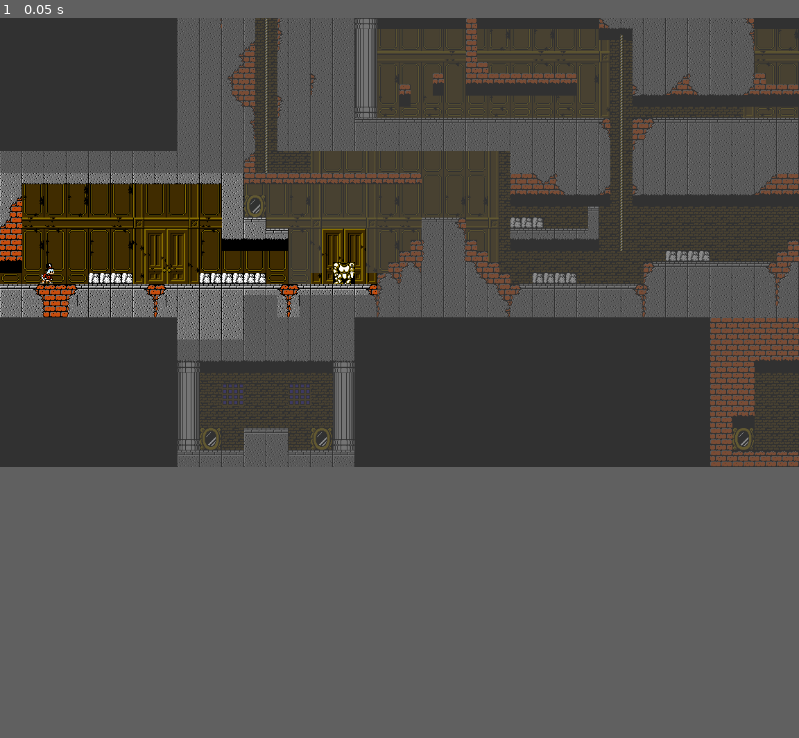
Above: before the commit, frame 1.
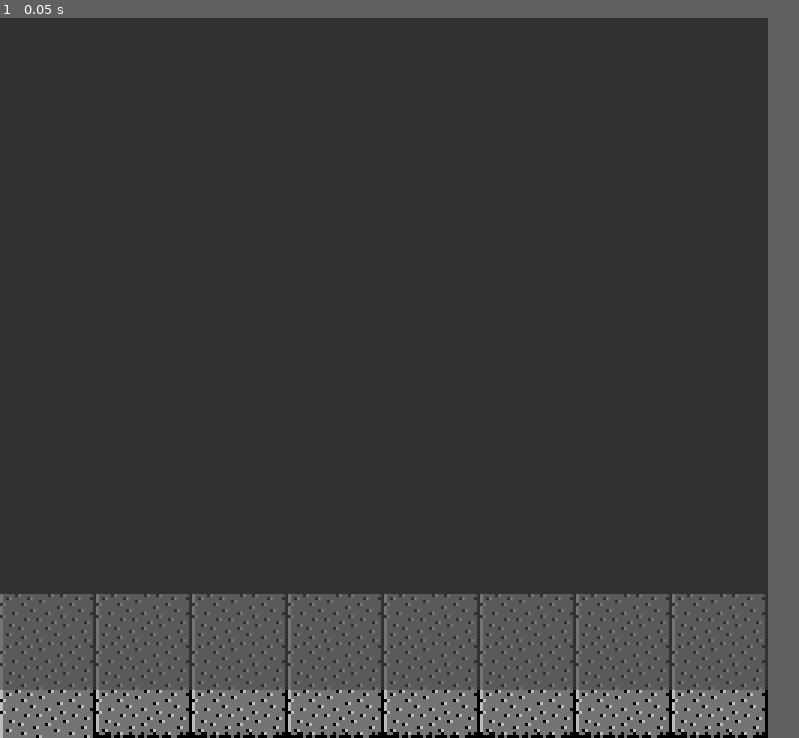
Above: after the commit, the same moment.

Repository: fabioorlandi/DuckTalesRMK
Game: Godot game, scene res://Tilemap_Ducktales.tscn
The game is run twice, just before and just after one commit, with the same random seed, the same clock (stepped at 60 frames per second) and the same inputs.
Inputs:
- Up to frame 1 (0.05 s): no input
In our replay, the window is 799x449 before the commit and 768x720 after it. These sizes can differ from the game's own. Grey fills any space a smaller window leaves; there, only what the larger window draws over its background counts as a difference.

The runs differ from the first frame. In frame 1, 44% of the frame differs, in the area x 0-100%, y 0-100%.

Commit message:
Add Player
Base player: Move, Jump, Fall, Pogo

Diff:
--- a/godot/Patinhas_Animacoes.tscn
+++ b/godot/Patinhas_Animacoes.tscn
@@ -2,6 +2,11 @@
 
 [ext_resource type="Texture2D" uid="uid://da6fvo1i264yj" path="res://Assets/Patinhas_spritesheet1.png" id="1_kafnk"]
 [ext_resource type="Texture2D" uid="uid://d1tate207xnu2" path="res://Assets/Patinhas_spritesheet2.png" id="2_2t7sk"]
+[ext_resource type="Script" uid="uid://d4mndy3buxsc2" path="res://Scripts/FSM.gd" id="3_7wdkl"]
+[ext_resource type="Script" uid="uid://b2fhx28lcfc2x" path="res://Scripts/States/Move.gd" id="3_onk4t"]
+[ext_resource type="Script" uid="uid://bn1ljdqxh5elw" path="res://Scripts/States/Jump.gd" id="4_7wdkl"]
+[ext_resource type="Script" uid="uid://buolqinodiafq" path="res://Scripts/States/Fall.gd" id="5_iwqf0"]
+[ext_resource type="Script" uid="uid://g4ew8y8kl3ch" path="res://Scripts/States/Pogo.gd" id="6_cccv5"]
 
 [sub_resource type="AtlasTexture" id="AtlasTexture_u4570"]
 atlas = ExtResource("1_kafnk")
@@ -189,11 +194,44 @@
 "speed": 5.0
 }]
 
-[node name="Node2D" type="Node2D" unique_id=2102782445]
+[sub_resource type="CapsuleShape2D" id="CapsuleShape2D_kafnk"]
+radius = 7.0
+height = 26.35
+
+[node name="Patinhas" type="CharacterBody2D" unique_id=917563206]
 
 [node name="AnimatedSprite2D" type="AnimatedSprite2D" parent="." unique_id=2082220831]
 texture_filter = 1
 sprite_frames = SubResource("SpriteFrames_fhwcv")
-animation = &"Abaixar"
-frame = 1
-frame_progress = 0.6786035
+animation = &"Caminhar"
+frame_progress = 0.24807206
+
+[node name="CollisionShape2D" type="CollisionShape2D" parent="." unique_id=2049646420]
+position = Vector2(0, 2)
+shape = SubResource("CapsuleShape2D_kafnk")
+
+[node name="Label_State" type="Label" parent="." unique_id=1786105537]
+offset_right = 40.0
+offset_bottom = 23.0
+
+[node name="FSM" type="Node" parent="." unique_id=839366884 node_paths=PackedStringArray("initial_state")]
+script = ExtResource("3_7wdkl")
+initial_state = NodePath("MOVE")
+
+[node name="MOVE" type="Node" parent="FSM" unique_id=988217350 node_paths=PackedStringArray("player")]
+script = ExtResource("3_onk4t")
+player = NodePath("../..")
+
+[node name="JUMP" type="Node" parent="FSM" unique_id=1455852524 node_paths=PackedStringArray("player")]
+script = ExtResource("4_7wdkl")
+player = NodePath("../..")
+
+[node name="FALL" type="Node" parent="FSM" unique_id=1771207371 node_paths=PackedStringArray("player")]
+script = ExtResource("5_iwqf0")
+player = NodePath("../..")
+
+[node name="POGO" type="Node" parent="FSM" unique_id=2130752415 node_paths=PackedStringArray("player")]
+script = ExtResource("6_cccv5")
+player = NodePath("../..")
+
+[node name="ATTACK" type="Node" parent="FSM" unique_id=1715685243]
--- /dev/null
+++ b/godot/Scripts/FSM.gd
@@ -0,0 +1,42 @@
+extends Node
+
+@export var initial_state: State
+
+var states: Dictionary = {}
+var current_state: State
+var label_state: Label
+
+func _ready() -> void:
+	label_state = get_parent().get_node("Label_State")
+
+	for child in get_children():
+		if child is State:
+			states[child.name.to_lower()] = child
+			child.transitioned.connect(on_child_transition)
+	if initial_state:
+		initial_state.enter()
+		current_state = initial_state
+		label_state.text = current_state.name.to_lower()
+
+func _process(delta: float) -> void:
+	if current_state:
+		current_state.update(delta)
+
+func _physics_process(delta: float) -> void:
+	if current_state:
+		current_state._physics_update(delta)
+
+func on_child_transition(state, new_state_name):
+	if state != current_state:
+		return
+
+	var new_state = states.get(new_state_name)
+	if !new_state:
+		return
+
+	if current_state:
+		current_state.exit()
+		current_state = new_state
+		current_state.enter()
+	if label_state:
+		label_state.text = new_state_name
--- /dev/null
+++ b/godot/Scripts/State.gd
@@ -0,0 +1,16 @@
+extends Node
+class_name State
+
+signal transitioned
+
+func enter() -> void:
+	pass
+
+func exit() -> void:
+	pass
+
+func update(delta: float) -> void:
+	pass
+
+func _physics_update(delta: float) -> void:
+	pass
--- /dev/null
+++ b/godot/Scripts/States/Fall.gd
@@ -0,0 +1,28 @@
+extends State
+class_name Fall
+
+@export var player: CharacterBody2D
+
+const SPEED   := 80.0
+const GRAVITY := 400.0
+
+func update(_delta: float) -> void:
+	pass
+
+func _physics_update(delta: float) -> void:
+	var direction := Input.get_axis("left", "right") #Movimento horizontal durante a queda
+	if direction != 0:
+		player.velocity.x = direction * SPEED
+	else:
+		player.velocity.x = move_toward(player.velocity.x, 0, SPEED)
+
+	player.velocity.y += GRAVITY * delta #Gravidade aplicada
+
+	player.move_and_slide()
+
+	if player.is_on_floor(): #Voltou para o chão, troca para MOVE
+		player.velocity.y = 0
+		transitioned.emit(self, "move")
+
+	if Input.is_action_just_pressed("pogo"):
+		transitioned.emit(self, "pogo")
--- /dev/null
+++ b/godot/Scripts/States/Jump.gd
@@ -0,0 +1,36 @@
+extends State
+class_name Jump
+
+@export var player: CharacterBody2D
+
+const SPEED    := 80.0
+const GRAVITY  := 400.0
+const JUMP_FORCE := -200.0
+const JUMP_CUT   := 0.25
+
+func enter() -> void:
+	player.velocity.y = JUMP_FORCE #Aplica a força do pulo ao entrar no estado
+
+func update(_delta: float) -> void:
+	if Input.is_action_just_released("jump") and player.velocity.y < 0: #Pulo curto
+		player.velocity.y *= JUMP_CUT
+
+func _physics_update(delta: float) -> void:
+	var direction := Input.get_axis("left", "right") #Controle horizontal no ar
+	if direction != 0:
+		player.velocity.x = direction * SPEED
+	else:
+		player.velocity.x = move_toward(player.velocity.x, 0, SPEED)
+
+	player.velocity.y += GRAVITY * delta #Aplica gravidade
+
+	player.move_and_slide()
+
+	if player.velocity.y > 0: #Quando a velocidade vertical vira positiva troca pra fall
+		transitioned.emit(self, "fall")
+
+	if Input.is_action_just_pressed("pogo"):
+		transitioned.emit(self, "pogo")
+
+	if player.is_on_ceiling(): #Caso toque no teto para o incremento do jump
+		player.velocity.y = 0
--- /dev/null
+++ b/godot/Scripts/States/Move.gd
@@ -0,0 +1,27 @@
+extends State
+class_name Move
+
+@export var player: CharacterBody2D
+
+const SPEED := 80.0
+const GRAVITY := 400.0
+
+func update(_delta: float) -> void:
+	if Input.is_action_just_pressed("jump") and player.is_on_floor(): #Pula se pode pular
+		transitioned.emit(self, "jump")
+
+func _physics_update(delta: float) -> void:
+	if not player.is_on_floor():
+		player.velocity.y += GRAVITY * delta #Aplica constantemente a gravidade para manter na plataforma
+		if player.velocity.y > 0: #Caso não esteja pulando e comece a cair
+			transitioned.emit(self, "fall")
+			return
+
+	var direction := Input.get_axis("left", "right")
+
+	if direction != 0:
+		player.velocity.x = direction * SPEED
+	else:
+		player.velocity.x = move_toward(player.velocity.x, 0, SPEED) #Desaceleração suave ao soltar o botão
+
+	player.move_and_slide()
--- /dev/null
+++ b/godot/Scripts/States/Pogo.gd
@@ -0,0 +1,29 @@
+extends State
+class_name Pogo
+
+@export var player: CharacterBody2D
+
+const SPEED       := 80.0
+const GRAVITY     := 600.0
+const POGO_FORCE  := -220.0  #Força do quique
+
+func update(_delta: float) -> void:
+	if Input.is_action_just_released("pogo"): #Soltou o botão de pogo volta a cair normalmente em fall
+		transitioned.emit(self, "fall")
+
+func _physics_update(delta: float) -> void:
+	var direction := Input.get_axis("left", "right")
+	if direction != 0:
+		player.velocity.x = direction * SPEED
+	else:
+		player.velocity.x = move_toward(player.velocity.x, 0, SPEED)
+
+	player.velocity.y += GRAVITY * delta
+
+	player.move_and_slide()
+
+	if player.is_on_floor() and Input.is_action_pressed("pogo"): #Tocou no chão segurando pogo quica de novo
+		player.velocity.y = POGO_FORCE
+
+	if not Input.is_action_pressed("pogo") and player.velocity.y > 0: #Soltou enquanto estava no ar volta para fall
+		transitioned.emit(self, "fall")
--- a/godot/Tilemap_Ducktales.tscn
+++ b/godot/Tilemap_Ducktales.tscn
@@ -2,7 +2,7 @@
 
 [ext_resource type="Texture2D" uid="uid://bdxti27hvfdlj" path="res://Assets/Tilemap_Ducktales.png" id="1_bsvjp"]
 [ext_resource type="Texture2D" uid="uid://cndy3gnqfeqdo" path="res://Assets/DuckTalesMap.png" id="1_wyuc7"]
-[ext_resource type="Texture2D" uid="uid://da6fvo1i264yj" path="res://Assets/Patinhas_spritesheet1.png" id="3_deayw"]
+[ext_resource type="PackedScene" uid="uid://cogx0t83rjkoh" path="res://Patinhas_Animacoes.tscn" id="3_deayw"]
 
 [sub_resource type="TileSetAtlasSource" id="TileSetAtlasSource_wyuc7"]
 texture = ExtResource("1_bsvjp")
@@ -125,8 +125,8 @@
 [sub_resource type="TileSet" id="TileSet_deayw"]
 sources/0 = SubResource("TileSetAtlasSource_wyuc7")
 
-[sub_resource type="RectangleShape2D" id="RectangleShape2D_63sgq"]
-size = Vector2(22, 30)
+[sub_resource type="RectangleShape2D" id="RectangleShape2D_deayw"]
+size = Vector2(22.16, 20)
 
 [node name="Node2D" type="Node2D" unique_id=1058646140]
 
@@ -141,15 +141,12 @@
 tile_map_data = PackedByteArray("AAAAABgAAAABAAEAAAABABgAAAACAAEAAAACABgAAAABAAEAAAADABgAAAACAAQAAAAEABgAAAABAAUAAAAFAB …(5648 unchanged characters)…
 tile_set = SubResource("TileSet_deayw")
 
-[node name="CharacterBody2D" type="CharacterBody2D" parent="." unique_id=204813220]
-position = Vector2(67, 369)
-metadata/_edit_group_ = true
+[node name="Patinhas" parent="." unique_id=917563206 instance=ExtResource("3_deayw")]
+position = Vector2(38, 369)
 
-[node name="Sprite2D" type="Sprite2D" parent="CharacterBody2D" unique_id=1200166064]
-texture_filter = 1
-texture = ExtResource("3_deayw")
-region_enabled = true
-region_rect = Rect2(3, 66, 24, 29)
+[node name="Sprite2D" type="CharacterBody2D" parent="." unique_id=1699351530]
+position = Vector2(146, 394)
 
-[node name="CollisionShape2D" type="CollisionShape2D" parent="CharacterBody2D" unique_id=1649632998]
-shape = SubResource("RectangleShape2D_63sgq")
+[node name="CollisionShape2D" type="CollisionShape2D" parent="Sprite2D" unique_id=1937473387]
+scale = Vector2(28.919998, 1)
+shape = SubResource("RectangleShape2D_deayw")
--- a/godot/project.godot
+++ b/godot/project.godot
@@ -15,6 +15,46 @@
 config/features=PackedStringArray("4.6", "Forward Plus")
 config/icon="res://Assets/icon.svg"
 
+[display]
+
+window/size/viewport_width=256
+window/size/viewport_height=240
+window/stretch/mode="viewport"
+window/stretch/scale_mode="integer"
+
+[input]
+
+left={
+"deadzone": 0.2,
+"events": [Object(InputEventKey,"resource_local_to_scene":false,"resource_name":"","device":-1,"window_id":0,"alt_pressed":false,"shift_pressed":false,"ctrl_pressed":false,"meta_pressed":false,"pressed":false,"keycode":0,"physical_keycode":65,"key_label":0,"unicode":97,"location":0,"echo":false,"script":null)
+, Object(InputEventKey,"resource_local_to_scene":false,"resource_name":"","device":-1,"window_id":0,"alt_pressed":false,"shift_pressed":false,"ctrl_pressed":false,"meta_pressed":false,"pressed":false,"keycode":0,"physical_keycode":4194319,"key_label":0,"unicode":0,"location":0,"echo":false,"script":null)
+]
+}
+right={
+"deadzone": 0.2,
+"events": [Object(InputEventKey,"resource_local_to_scene":false,"resource_name":"","device":-1,"window_id":0,"alt_pressed":false,"shift_pressed":false,"ctrl_pressed":false,"meta_pressed":false,"pressed":false,"keycode":0,"physical_keycode":68,"key_label":0,"unicode":100,"location":0,"echo":false,"script":null)
+, Object(InputEventKey,"resource_local_to_scene":false,"resource_name":"","device":-1,"window_id":0,"alt_pressed":false,"shift_pressed":false,"ctrl_pressed":false,"meta_pressed":false,"pressed":false,"keycode":0,"physical_keycode":4194321,"key_label":0,"unicode":0,"location":0,"echo":false,"script":null)
+]
+}
+down={
+"deadzone": 0.2,
+"events": [Object(InputEventKey,"resource_local_to_scene":false,"resource_name":"","device":-1,"window_id":0,"alt_pressed":false,"shift_pressed":false,"ctrl_pressed":false,"meta_pressed":false,"pressed":false,"keycode":0,"physical_keycode":83,"key_label":0,"unicode":115,"location":0,"echo":false,"script":null)
+, Object(InputEventKey,"resource_local_to_scene":false,"resource_name":"","device":-1,"window_id":0,"alt_pressed":false,"shift_pressed":false,"ctrl_pressed":false,"meta_pressed":false,"pressed":false,"keycode":0,"physical_keycode":4194322,"key_label":0,"unicode":0,"location":0,"echo":false,"script":null)
+]
+}
+jump={
+"deadzone": 0.2,
+"events": [Object(InputEventKey,"resource_local_to_scene":false,"resource_name":"","device":-1,"window_id":0,"alt_pressed":false,"shift_pressed":false,"ctrl_pressed":false,"meta_pressed":false,"pressed":false,"keycode":0,"physical_keycode":90,"key_label":0,"unicode":122,"location":0,"echo":false,"script":null)
+, Object(InputEventKey,"resource_local_to_scene":false,"resource_name":"","device":-1,"window_id":0,"alt_pressed":false,"shift_pressed":false,"ctrl_pressed":false,"meta_pressed":false,"pressed":false,"keycode":0,"physical_keycode":74,"key_label":0,"unicode":106,"location":0,"echo":false,"script":null)
+]
+}
+pogo={
+"deadzone": 0.2,
+"events": [Object(InputEventKey,"resource_local_to_scene":false,"resource_name":"","device":-1,"window_id":0,"alt_pressed":false,"shift_pressed":false,"ctrl_pressed":false,"meta_pressed":false,"pressed":false,"keycode":0,"physical_keycode":88,"key_label":0,"unicode":120,"location":0,"echo":false,"script":null)
+, Object(InputEventKey,"resource_local_to_scene":false,"resource_name":"","device":-1,"window_id":0,"alt_pressed":false,"shift_pressed":false,"ctrl_pressed":false,"meta_pressed":false,"pressed":false,"keycode":0,"physical_keycode":75,"key_label":0,"unicode":107,"location":0,"echo":false,"script":null)
+]
+}
+
 [physics]
 
 3d/physics_engine="Jolt Physics"
Not shown, added: godot/Scripts/FSM.gd.uid
Not shown, added: godot/Scripts/State.gd.uid
Not shown, added: godot/Scripts/States/Fall.gd.uid
Not shown, added: godot/Scripts/States/Jump.gd.uid
Not shown, added: godot/Scripts/States/Move.gd.uid
Not shown, added: godot/Scripts/States/Pogo.gd.uid
